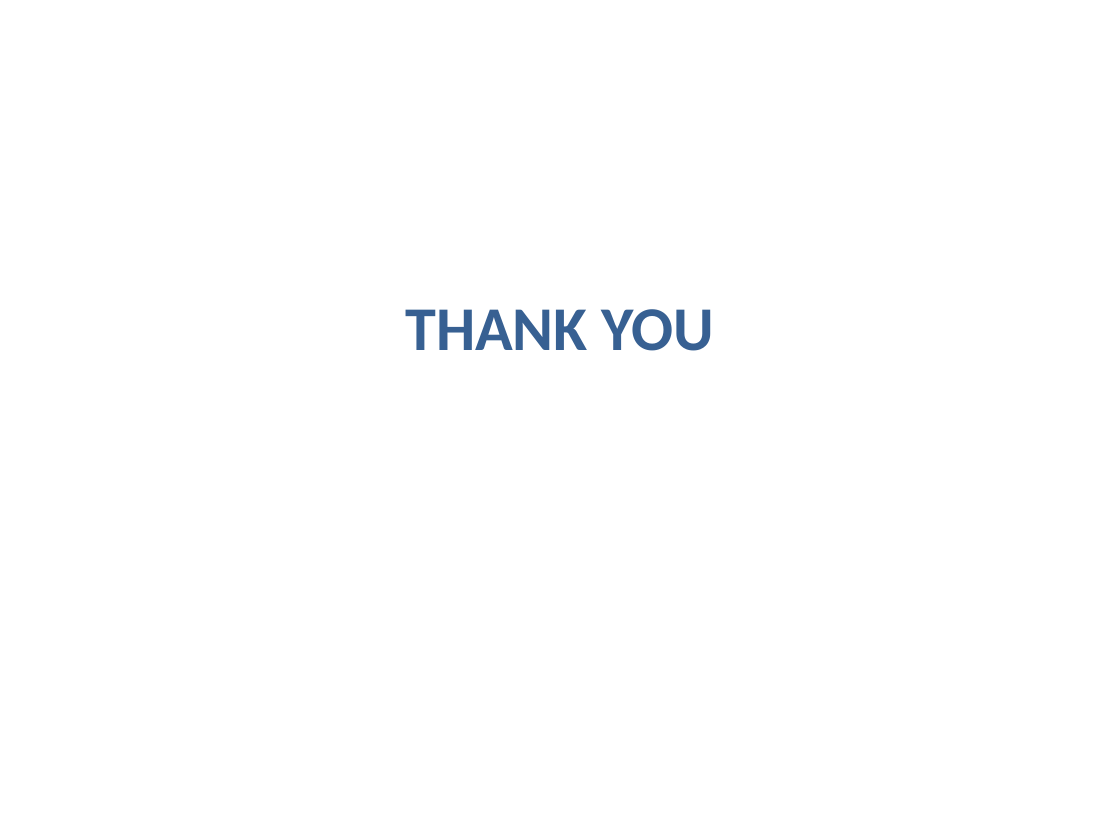
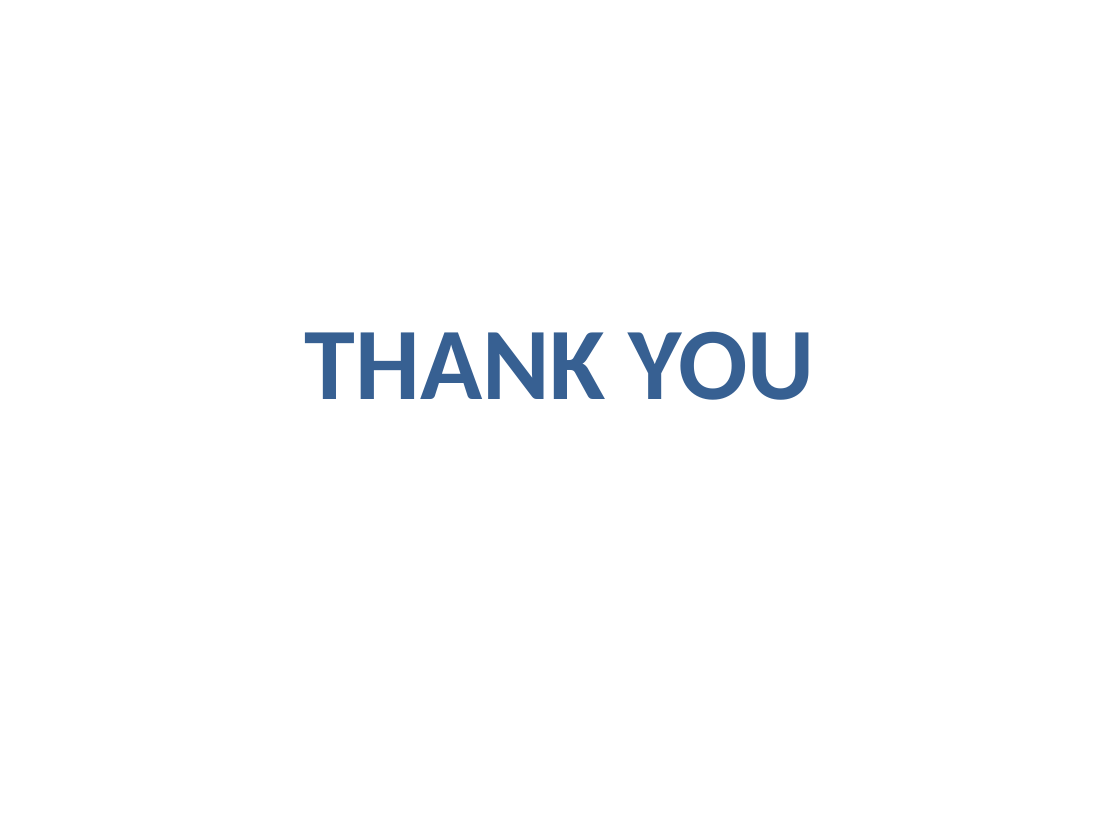
Before and after one commit to SamanwayCapg/Pecunia_codes, a slide deck: slide 10 of Presentation Ayush.pptx. Drawn at 1120x840 pixels with LibreOffice and Linux fonts; fonts in the diff are those of the drawing. Boxes give left, top, right and bottom in pixels: in the first picture for what was removed or moved away, otherwise in the second. Text is boxed around its words. In the diff, an @@ line names an element or a change of style, - is before the commit and + after.

```diff
--- a/Presentation Ayush.pptx
+++ b/Presentation Ayush.pptx
@@ text "THANK YOU" at (305,331,815,400): size 40 to 66 pt; more space between paragraphs @@
```
Also in this commit, not shown: 6 other slides changed, 6 other files.
